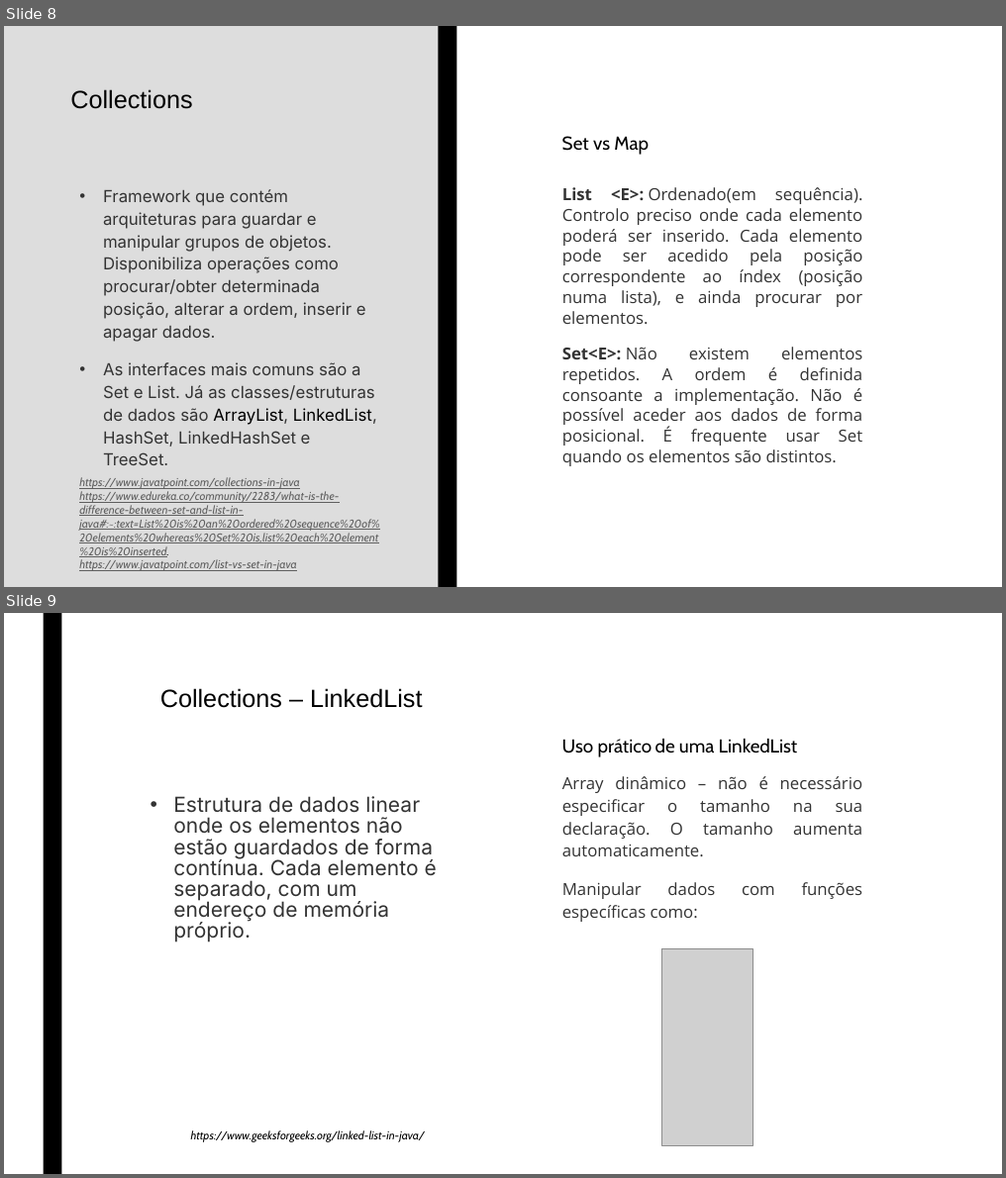
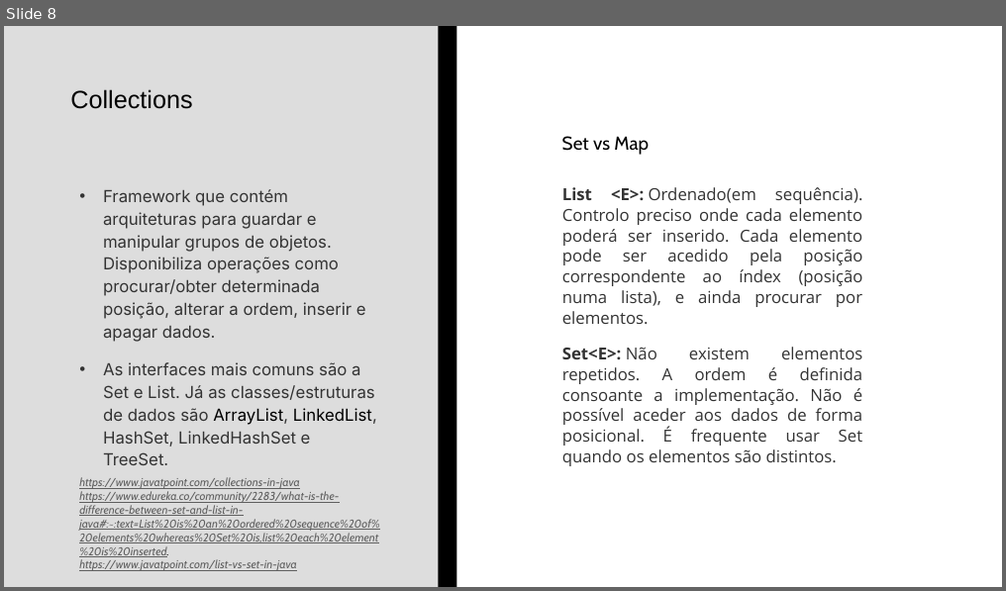
Before and after one commit to wlgomes/upskill-nov22, a slide deck: UPSKILL - AutoestudoS1_valentimgomes.pptx. Shown one above the other, each under a label of ours: slides 8 and 9 before the commit, slide 8 after it. The pictures are 1006x1178 and 1006x591 pixels, drawn with LibreOffice and Linux fonts; fonts in the diff are those of the drawing; grey boxes stand for pictures. Boxes give left, top, right and bottom in pixels: in the first picture for what was removed or moved away, otherwise in the second. Text is boxed around its words. In the diff, an @@ line names an element or a change of style, - is before the commit and + after.

```diff
--- a/UPSKILL - AutoestudoS1_valentimgomes.pptx
+++ b/UPSKILL - AutoestudoS1_valentimgomes.pptx
@@ slide 9 removed at box(4, 613, 1002, 1174), background #FFFFFF @@
@@ rectangle removed at box(43, 613, 61, 1174) @@
@@ title removed at box(160, 688, 422, 708) @@
-Collections – LinkedList
@@ text removed at box(562, 738, 798, 758) @@
-Uso prático de uma LinkedList
@@ text removed at box(562, 776, 863, 899) @@
-Array dinâmico – não é necessário especificar o tamanho na sua declaração. O tamanho aumenta automaticamente.
-Manipular dados com funções específicas como:
@@ text removed at box(173, 796, 437, 943) @@
-• Estrutura de dados linear onde os elementos não estão guardados de forma contínua. Cada elemento é separado, com um endereço de memória próprio.
@@ picture removed at box(662, 950, 752, 1147) @@
@@ text removed at box(191, 1131, 425, 1143) @@
-https://www.geeksforgeeks.org/linked-list-in-java/
```
Also in this commit, not shown: 10 other files.
